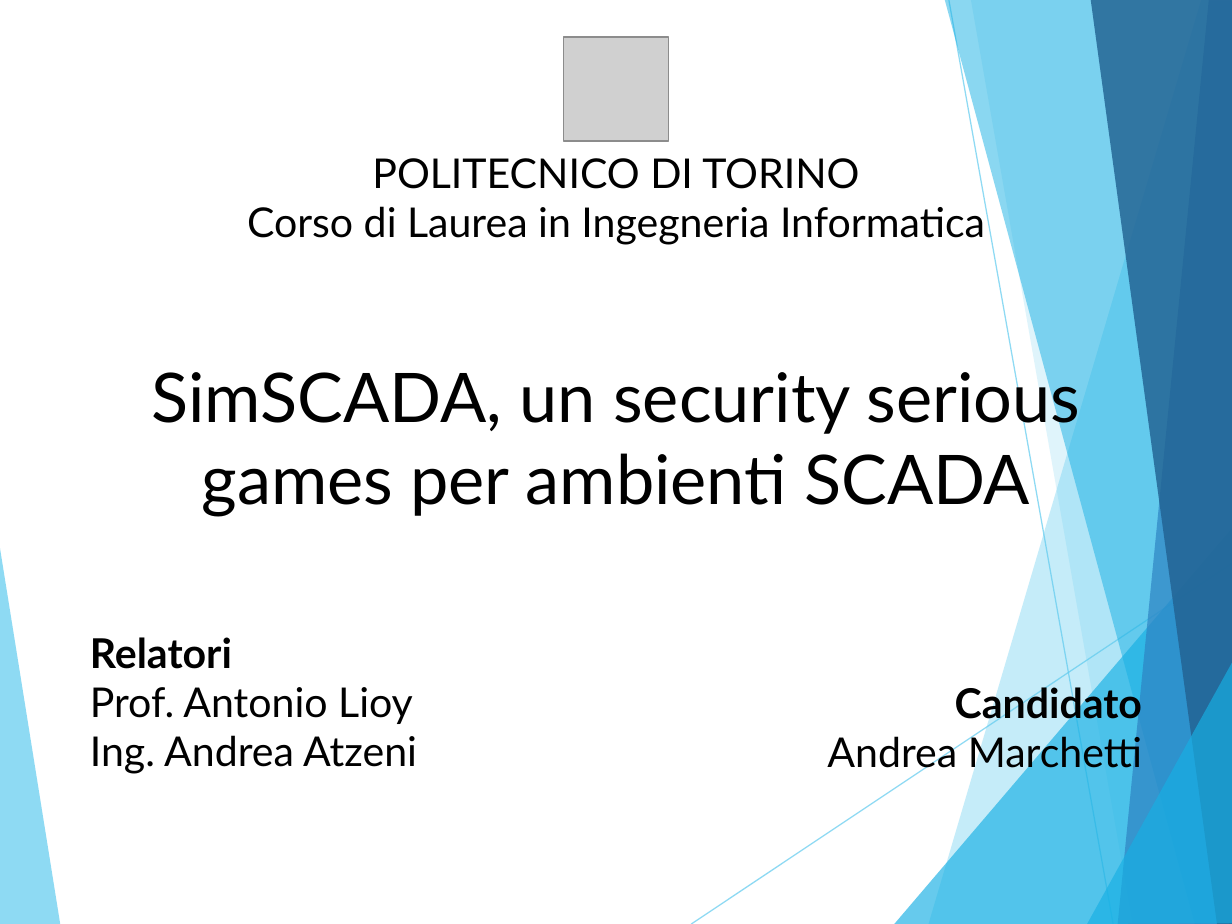
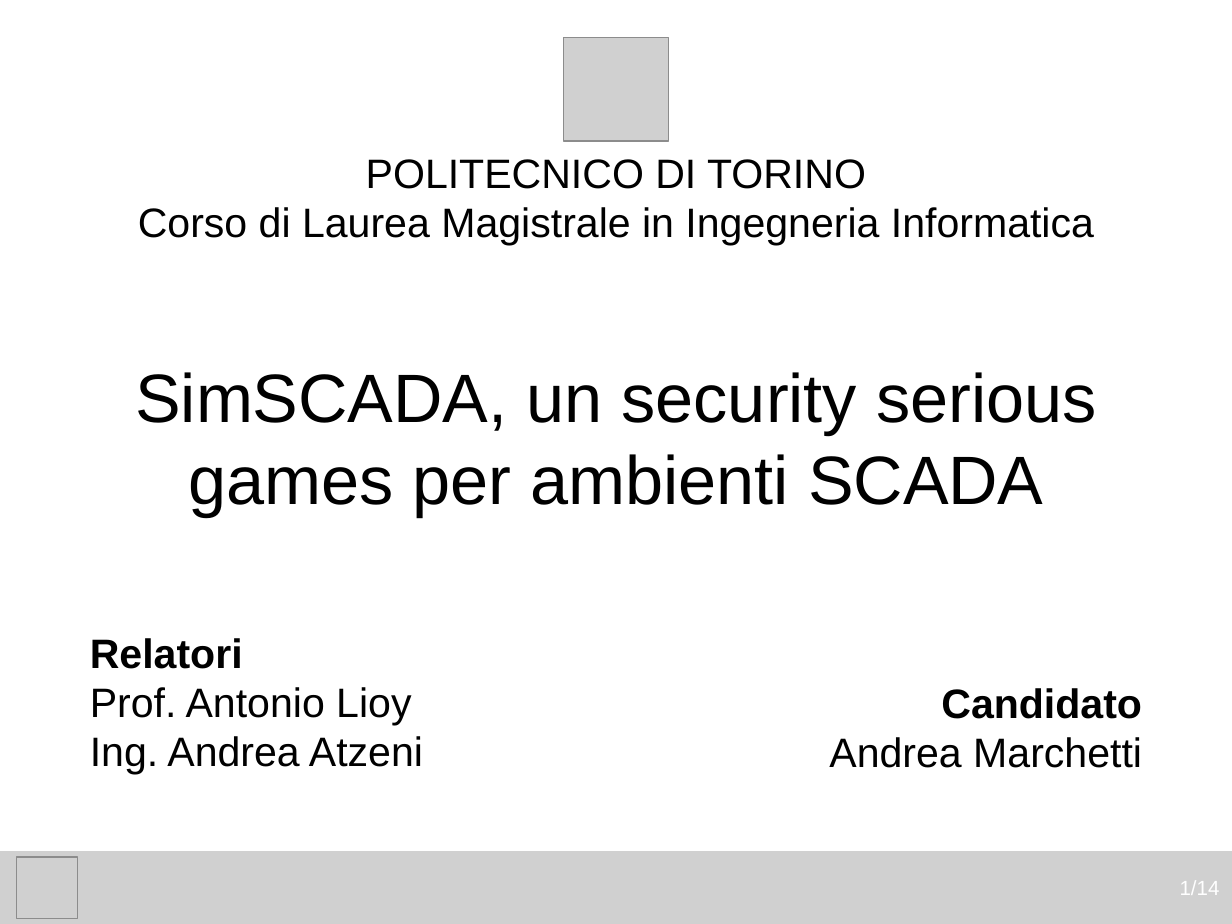
Before and after one commit to serranda/SecuritySeriousGame, a slide deck: slide 1 of Thesis/Presentazione/Presentazione_AndreaMarchetti_s225277.pptx. Drawn at 1232x924 pixels with LibreOffice and Linux fonts; fonts in the diff are those of the drawing; grey boxes stand for pictures; background and template pictures are left out. Boxes give left, top, right and bottom in pixels: in the first picture for what was removed or moved away, otherwise in the second. Text is boxed around its words. In the diff, an @@ line names an element or a change of style, - is before the commit and + after.

```diff
--- a/Thesis/Presentazione/Presentazione_AndreaMarchetti_s225277.pptx
+++ b/Thesis/Presentazione/Presentazione_AndreaMarchetti_s225277.pptx
@@ text "POLITECNICO DI TORINO" moved from (x1=247, y1=158, x2=985, y2=245) to (x1=138, y1=159, x2=1094, y2=245) @@
@@ text at (x1=366, y1=159, x2=866, y2=189): font Lato to Arial in "POLITECNICO DI TORINO" @@
@@ text at (x1=138, y1=207, x2=1094, y2=245): text changed; font Lato to Arial @@
-Corso di Laurea in Ingegneria Informatica
+Corso di Laurea Magistrale in Ingegneria Informatica
@@ group removed at (x1=0, y1=0, x2=1232, y2=924): 8 freeform shapes, 2 lines @@
@@ font Lato to Arial in 3 elements at (x1=135, y1=372, x2=1097, y2=517), (x1=90, y1=638, x2=423, y2=775), (x1=829, y1=688, x2=1142, y2=768) @@
@@ picture added at (x1=0, y1=851, x2=1232, y2=924) @@
@@ picture added at (x1=16, y1=857, x2=78, y2=919) @@
@@ page number added at (x1=1180, y1=880, x2=1220, y2=895), 12 pt, text #FFFFFF @@
+1/14
```
Also in this commit, not shown: 10 other slides changed, 3 slides added, 1 slide removed, 4 other files.
